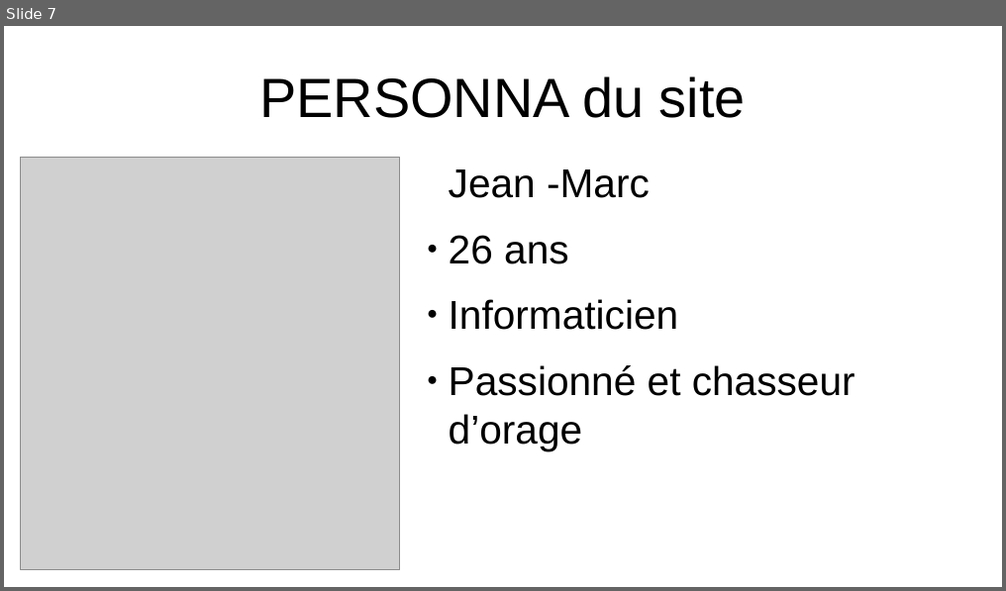
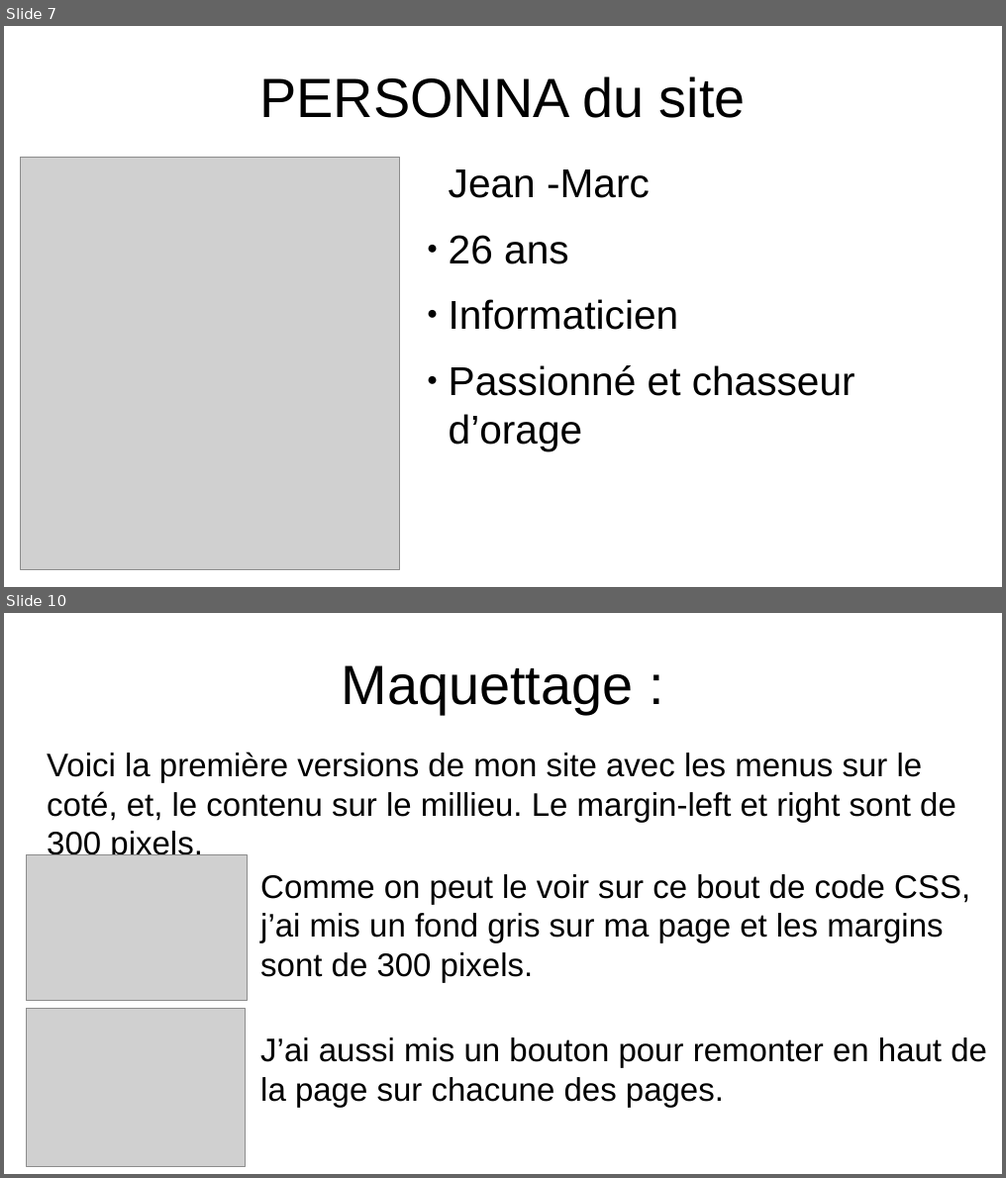
Before and after one commit to Max50603/PROJET--FINAL, a slide deck: PROJET/PROJET FINALE POWERPOINT.odp. Shown one above the other, each under a label of ours: slide 7 before the commit, slides 7 and 10 after it; the slides between them are not shown. The pictures are 1006x591 and 1006x1178 pixels, drawn with LibreOffice and Linux fonts; fonts in the diff are those of the drawing; grey boxes stand for pictures. Boxes give left, top, right and bottom in pixels: in the first picture for what was removed or moved away, otherwise in the second. Text is boxed around its words. In the diff, an @@ line names an element or a change of style, - is before the commit and + after.

```diff
--- a/PROJET/PROJET FINALE POWERPOINT.odp
+++ b/PROJET/PROJET FINALE POWERPOINT.odp
@@ slide 10 added at (4, 613, 1002, 1174), background #FFFFFF @@
@@ title added at (342, 665, 634, 714), 44 pt, text #000000 @@
+Maquettage :
@@ text added at (47, 752, 987, 1107), 26 pt, text #000000 @@
+Voici la première versions de mon site avec les menus sur le coté, et, le contenu sur le millieu. Le margin-left et right sont de 300 pixels.
+          Comme on peut le voir sur ce bout de code CSS, j’ai mis un fond gris sur ma page et les margins sont de 300 pixels.
+          J’ai aussi mis un bouton pour remonter en haut de la page sur chacune des pages.
@@ picture added at (26, 855, 247, 1000) @@
@@ picture added at (26, 1009, 245, 1167) @@
```
Also in this commit, not shown: 3 slides changed, 2 other slides added, 3 slides removed, 10 other files.
